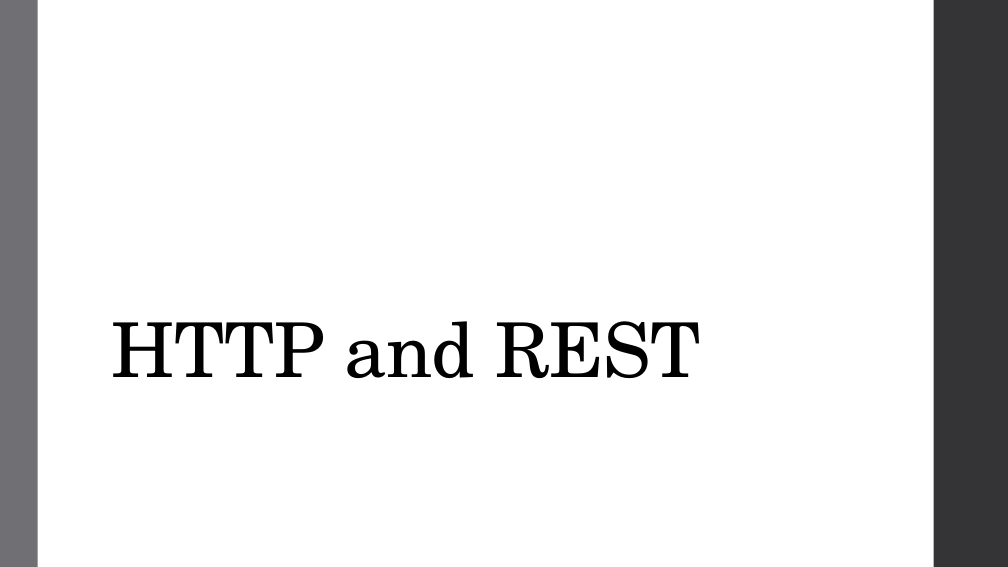
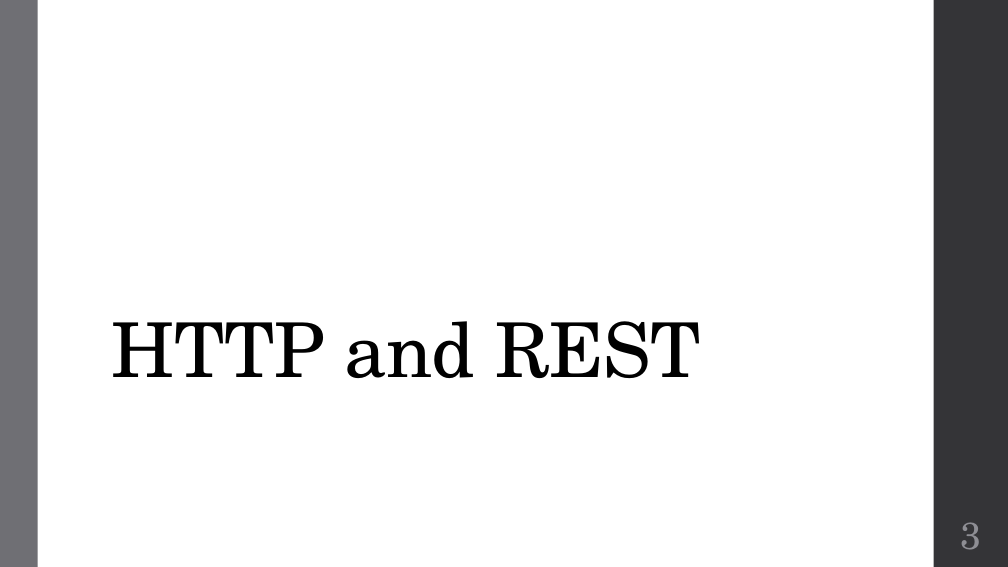
Before and after one commit to zarthur/CSCC-Fundamentals-Android-Notes, a slide deck: slide 3 of week_15/week_15.pptx. Drawn at 1008x567 pixels with LibreOffice and Linux fonts; fonts in the diff are those of the drawing. Boxes give left, top, right and bottom in pixels: in the first picture for what was removed or moved away, otherwise in the second. Text is boxed around its words. In the diff, an @@ line names an element or a change of style, - is before the commit and + after.

```diff
--- a/week_15/week_15.pptx
+++ b/week_15/week_15.pptx
@@ page number added at (x1=961, y1=522, x2=982, y2=550), 36 pt, text #8E8E94 @@
+3
```
Also in this commit, not shown: 9 other slides changed, 1 other file.
